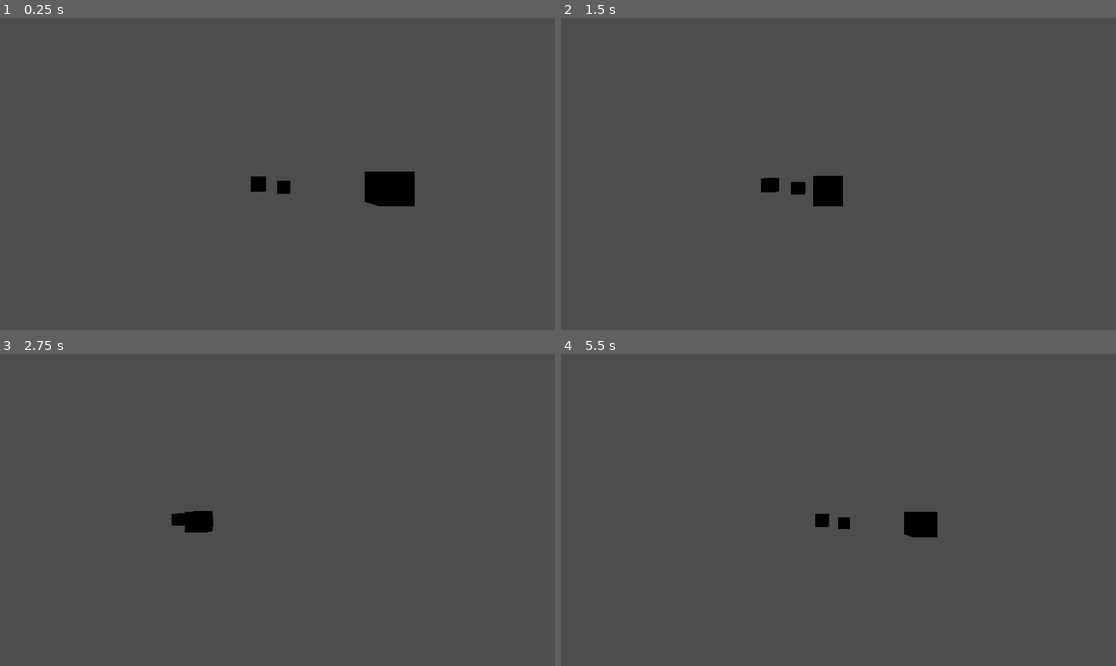
Above: before the commit, frames 1-4 (two rows, left to right).
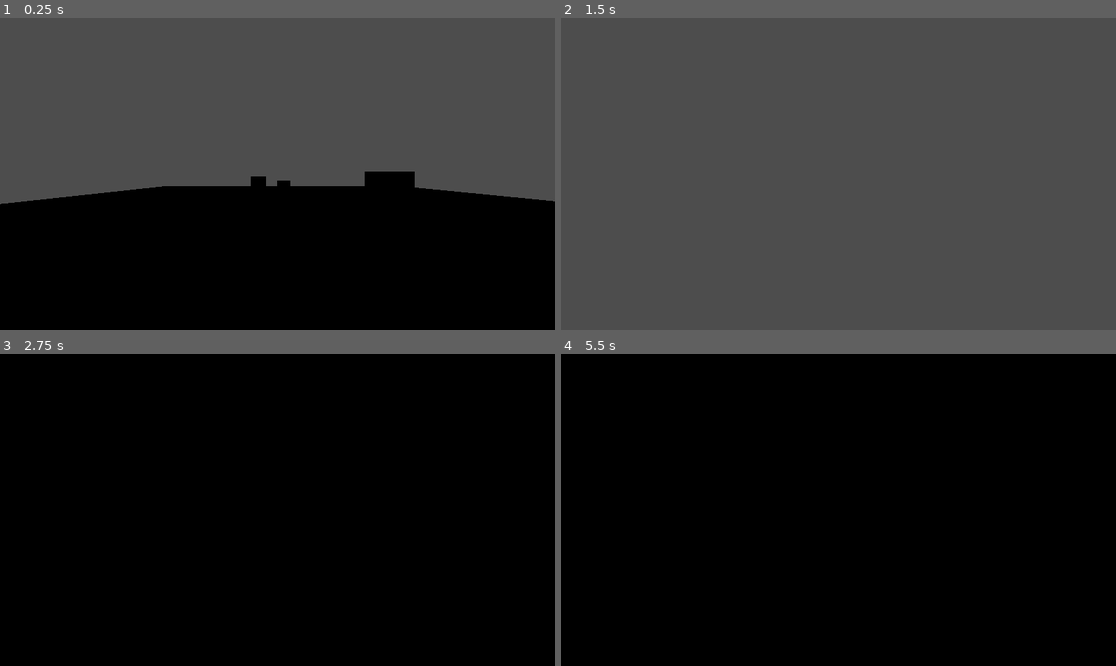
Above: after the commit, the same moments.

Repository: jphulse/FallGameJam2025
Game: Godot game, scene res://scenes/Levels/test_level.tscn
The game is run twice, just before and just after one commit, with the same random seed, the same clock (stepped at 60 frames per second) and the same inputs. The project has no main scene, so this scene is started directly.
Inputs (mouse positions are in pixels of both pictures, inside the frame that each line leads up to):
- Up to frame 1 (0.25 s): no input
- Up to frame 2 (1.5 s): tap Enter (ui_accept) at 0.5, 0.77 s; move the mouse to (960, 158) at 0.52 s; hold Right (ui_right) 0.53-1.28 s; move the mouse to (727, 189) at 1.27 s; hold Down (ui_down) from 1.28 s (still down)
- Up to frame 3 (2.75 s): tap Enter (ui_accept) at 1.52 s; move the mouse to (333, 441) at 2.02 s; release Down (ui_down) at 2.03 s; hold Right (ui_right) from 2.03 s (still down)
- Up to frame 4 (5.5 s): move the mouse to (810, 572) at 2.77 s; release Right (ui_right) at 2.78 s; hold Up (ui_up) 2.78-3.53 s; tap Enter (ui_accept) at 3.02, 3.77, 4.52 s; move the mouse to (1005, 556) at 3.52 s; hold Left (ui_left) 3.53-5.03 s; move the mouse to (672, 463) at 4.27 s; move the mouse to (866, 510) at 5.02 s; hold Down (ui_down) from 5.03 s (still down)

The runs differ from the first frame. In frame 1, 44% of the frame differs, in the area x 0-100%, y 53-100%; in frame 2, 0.8%; in frame 3, 100%, in the area x 0-100%, y 0-100%; in frame 4, 99%.

Commit message:
Trying and failing with teleportation implementation in godot

Diff:
--- a/vgdc-fgj-2025-godot/Scripts/player.gd
+++ b/vgdc-fgj-2025-godot/Scripts/player.gd
@@ -7,22 +7,68 @@
 @onready
 var portalCooldown = $TeleportCoolDown
 var canTeleport = true
+var mouseSensitivity : float = 40
+var deltaInput : float = 0
 
+
+func _ready():
+	Input.mouse_mode = Input.MOUSE_MODE_CAPTURED
 
 func teleportPlayer(destination: Portal):
 	if canTeleport:
+		$Camera3D.rotation_degrees.x = 0
+		$Camera3D.rotation_degrees.y = 0
+
+		rotation_degrees.x = 0  # Prevent rolling
+		rotation_degrees.z = 0  # Prevent unwanted rotations
+
 		global_transform = destination.global_transform
-		up_direction = -global_transform.basis.y.normalized()
+		up_direction = -destination.global_transform.basis.y.normalized()
+		transform = destination.transform
+		print("Up Direction: ", up_direction)
+		velocity = Vector3.ZERO
+
+
 		canTeleport = false
 		portalCooldown.start()
 		print(global_position)
+		print(destination.global_position)
 		print(global_rotation)
+		print(destination.global_rotation)
 		print(up_direction)
+		print(destination.global_basis)
 
+func _input(event):
+	if event is InputEventMouseMotion and Input.mouse_mode == Input.MOUSE_MODE_CAPTURED:
+		#var mouse_x = event.relative.x * mouseSensitivity * deltaInput
+		#var mouse_y = event.relative.y * mouseSensitivity * deltaInput
+#
+		## Apply horizontal rotation (rotate around Y axis)
+		## Create a rotation matrix around the Y-axis (vertical axis)
+		#var rotation_y = Transform3D().rotated(Vector3.UP, deg_to_rad(mouse_x))
+#
+		## Apply this rotation to the camera's local basis (apply to local space)
+		#$Camera3D.transform.basis = rotation_y.basis * $Camera3D.transform.basis
+#
+		## Apply vertical rotation (rotate around X axis)
+		## Create a rotation matrix around the X-axis (horizontal axis)
+		#var rotation_x = Transform3D().rotated(Vector3.RIGHT, deg_to_rad(mouse_y))
+#
+		## Apply this rotation to the camera's local basis
+		#$Camera3D.transform.basis = rotation_x.basis * $Camera3D.transform.basis
+#
+		## Optional: Clamp the camera's pitch (X-axis) to avoid flipping
+		#var camera_rotation = $Camera3D.rotation_degrees
+		#camera_rotation.x = clamp(camera_rotation.x, -70, 70)
+		#$Camera3D.rotation_degrees = camera_rotation
+		rotate_y(-event.relative.x * mouseSensitivity * deltaInput)
+		$Camera3D.rotate_x(-event.relative.y * mouseSensitivity * deltaInput)
+		$Camera3D.rotation.x = clampf($Camera3D.rotation.x, -deg_to_rad(70), deg_to_rad(70))
 
 
 func _physics_process(delta: float) -> void:
 	# Add the gravity.
+	deltaInput = delta
 	if not is_on_floor():
 		velocity += get_gravity().length() * delta * -up_direction.normalized()
 		#print(velocity)
@@ -37,10 +83,18 @@
 
 	# Get the input direction and handle the movement/deceleration.
 	# As good practice, you should replace UI actions with custom gameplay actions.
-	var input_dir := Input.get_vector("ui_left", "ui_right", "ui_up", "ui_down")
-	var direction := (transform.basis * Vector3(input_dir.x, 0, input_dir.y)).normalized()
-	if direction != Vector3.ZERO:
-		velocity = direction * SPEED
+	#var input_dir := Input.get_vector("ui_left", "ui_right", "ui_up", "ui_down")
+	#var direction := (transform.basis * Vector3(input_dir.x, 0, input_dir.y)).normalized()
+	if Input.is_action_pressed("walkForward"):
+		velocity = transform.basis.z.normalized() * -SPEED
+	elif Input.is_action_pressed("Walk Back"):
+		velocity = transform.basis.z.normalized() * SPEED
+	elif Input.is_action_pressed("Walk Left"):
+		velocity = transform.basis.x.normalized() * -SPEED
+	elif Input.is_action_pressed("Walk RIght"):
+		velocity = transform.basis.x.normalized() * SPEED
+	#if direction != Vector3.ZERO:
+		#velocity = direction * SPEED
 	else:
 		var local_velocity = transform.basis.inverse() * velocity
 		local_velocity.x = move_toward(local_velocity.x, 0, SPEED * delta)
--- a/vgdc-fgj-2025-godot/project.godot
+++ b/vgdc-fgj-2025-godot/project.godot
@@ -13,3 +13,26 @@
 config/name="VGDC_FGJ_2025_Godot"
 config/features=PackedStringArray("4.5", "Forward Plus")
 config/icon="res://icon.svg"
+
+[input]
+
+walkForward={
+"deadzone": 0.2,
+"events": [Object(InputEventKey,"resource_local_to_scene":false,"resource_name":"","device":-1,"window_id":0,"alt_pressed":false,"shift_pressed":false,"ctrl_pressed":false,"meta_pressed":false,"pressed":false,"keycode":0,"physical_keycode":87,"key_label":0,"unicode":119,"location":0,"echo":false,"script":null)
+]
+}
+"Walk Back"={
+"deadzone": 0.2,
+"events": [Object(InputEventKey,"resource_local_to_scene":false,"resource_name":"","device":-1,"window_id":0,"alt_pressed":false,"shift_pressed":false,"ctrl_pressed":false,"meta_pressed":false,"pressed":false,"keycode":0,"physical_keycode":83,"key_label":0,"unicode":115,"location":0,"echo":false,"script":null)
+]
+}
+"Walk Left"={
+"deadzone": 0.2,
+"events": [Object(InputEventKey,"resource_local_to_scene":false,"resource_name":"","device":-1,"window_id":0,"alt_pressed":false,"shift_pressed":false,"ctrl_pressed":false,"meta_pressed":false,"pressed":false,"keycode":0,"physical_keycode":65,"key_label":0,"unicode":97,"location":0,"echo":false,"script":null)
+]
+}
+"Walk RIght"={
+"deadzone": 0.2,
+"events": [Object(InputEventKey,"resource_local_to_scene":false,"resource_name":"","device":-1,"window_id":0,"alt_pressed":false,"shift_pressed":false,"ctrl_pressed":false,"meta_pressed":false,"pressed":false,"keycode":0,"physical_keycode":68,"key_label":0,"unicode":100,"location":0,"echo":false,"script":null)
+]
+}
--- a/vgdc-fgj-2025-godot/scenes/Levels/test_level.tscn
+++ b/vgdc-fgj-2025-godot/scenes/Levels/test_level.tscn
@@ -11,13 +11,12 @@
 
 [sub_resource type="WorldBoundaryShape3D" id="WorldBoundaryShape3D_rvaov"]
 
+[sub_resource type="PlaneMesh" id="PlaneMesh_sj2c2"]
+
 [sub_resource type="WorldBoundaryShape3D" id="WorldBoundaryShape3D_sj2c2"]
 plane = Plane(1, 0, 0, 0)
 
 [node name="TestLevel" type="Node3D"]
-
-[node name="Player" parent="." instance=ExtResource("1_rvaov")]
-transform = Transform3D(1, 0, 0, 0, 1, 0, 0, 0, 1, -0.4704138, 1.1198802, 6.2733693)
 
 [node name="MeshInstance3D" type="MeshInstance3D" parent="."]
 transform = Transform3D(1, 0, 0, 0, 1, 0, 0, 0, 1, 0, 0, -9.441914)
@@ -38,6 +37,10 @@
 [node name="CollisionShape3D" type="CollisionShape3D" parent="Floor"]
 shape = SubResource("WorldBoundaryShape3D_rvaov")
 
+[node name="MeshInstance3D" type="MeshInstance3D" parent="Floor"]
+transform = Transform3D(9.708969, 0, 0, 0, 1, 0, 0, 0, 10.043931, 0, 0, 0)
+mesh = SubResource("PlaneMesh_sj2c2")
+
 [node name="Wall" type="StaticBody3D" parent="."]
 transform = Transform3D(1, 0, 0, 0, 1, 0, 0, 0, 1, -21.704042, 0, 0)
 
@@ -53,3 +56,8 @@
 
 [node name="Portal3" parent="." instance=ExtResource("2_sj2c2")]
 transform = Transform3D(-4.371139e-08, -1, 0, 1, -4.371139e-08, 0, 0, 0, 1, -18.12739, 3.45117, 0)
+
+[node name="Node3D" type="Node3D" parent="."]
+
+[node name="Player" parent="." instance=ExtResource("1_rvaov")]
+transform = Transform3D(1, 0, 0, 0, 1, 0, 0, 0, 1, -0.4704138, 1.1198802, 6.2733693)
Not shown: 1 places in vgdc-fgj-2025-godot/scenes/Levels/test_level.tscn that only renumber resources
Not shown, changed: TeamCube/Content/__ExternalActors__/FirstPerson/Lvl_FirstPerson/5/VY/FXFOLT8L2R16QBMJ9XXDMO.uasset
Not shown, changed: TeamCube/Content/__ExternalActors__/FirstPerson/Lvl_FirstPerson/7/Y0/MHXBF6UM2XSE9MKF500M9V.uasset
Not shown, changed: TeamCube/Source/TeamCube/Private/PortalActor.cpp
Not shown, changed: TeamCube/Source/TeamCube/TeamCubeCharacter.cpp
Not shown, changed: TeamCube/Source/TeamCube/TeamCubeCharacter.h
